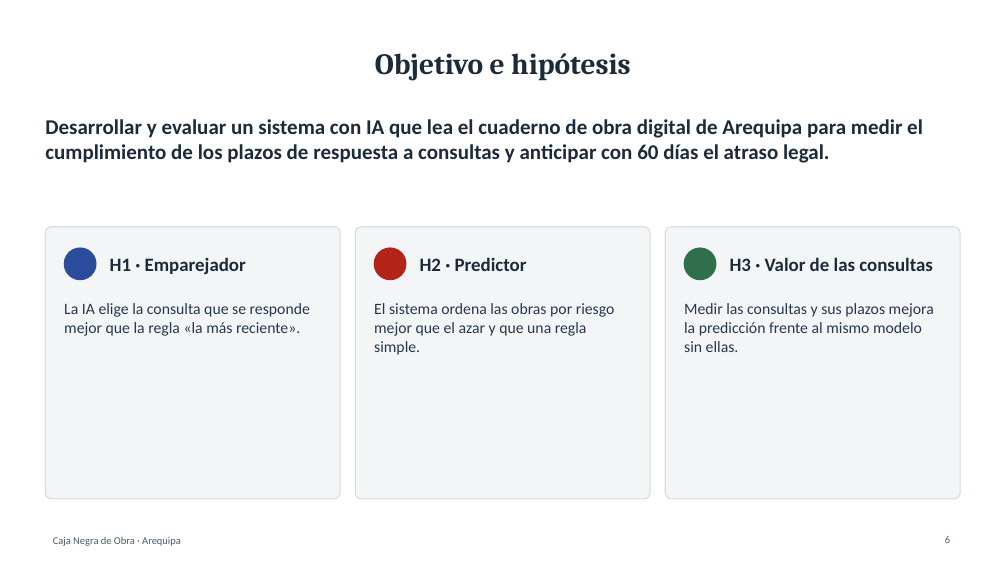
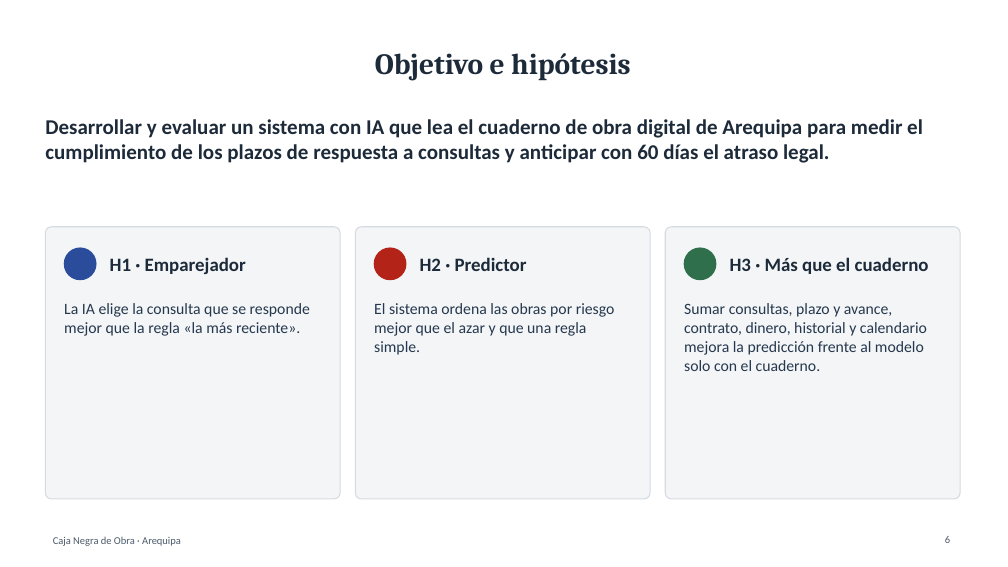
Before and after one commit to OwerLopez/caja-negra-obras, a slide deck: slide 6 of diapositivas/Caja_Negra_de_Obra.pptx. Drawn at 1008x567 pixels with LibreOffice and Linux fonts; fonts in the diff are those of the drawing. Boxes give left, top, right and bottom in pixels: in the first picture for what was removed or moved away, otherwise in the second. Text is boxed around its words. In the diff, an @@ line names an element or a change of style, - is before the commit and + after.

```diff
--- a/diapositivas/Caja_Negra_de_Obra.pptx
+++ b/diapositivas/Caja_Negra_de_Obra.pptx
@@ text at bbox=[730, 257, 929, 274]: text changed @@
-H3 · Valor de las consultas
+H3 · Más que el cuaderno
@@ text at bbox=[684, 303, 927, 371]: text changed @@
-Medir las consultas y sus plazos mejora la predicción frente al mismo modelo sin ellas.
+Sumar consultas, plazo y avance, contrato, dinero, historial y calendario mejora la predicción frente al modelo solo con el cuaderno.
```
Also in this commit, not shown: 13 other slides changed, 5 slides added, 6 other files.
